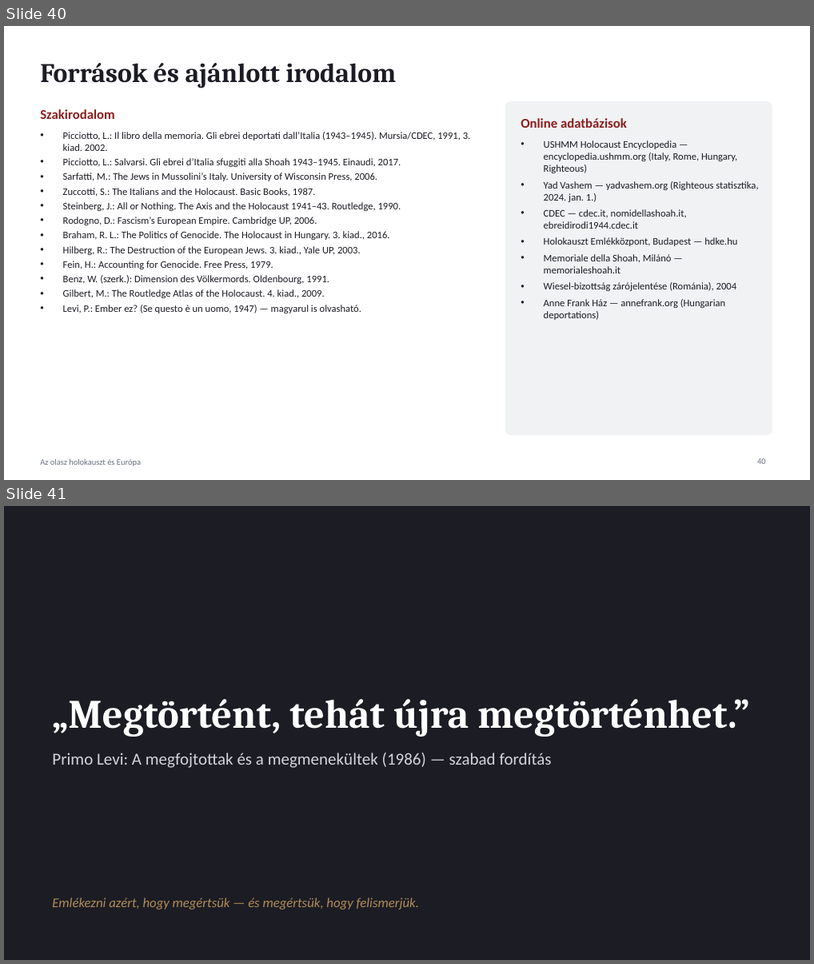
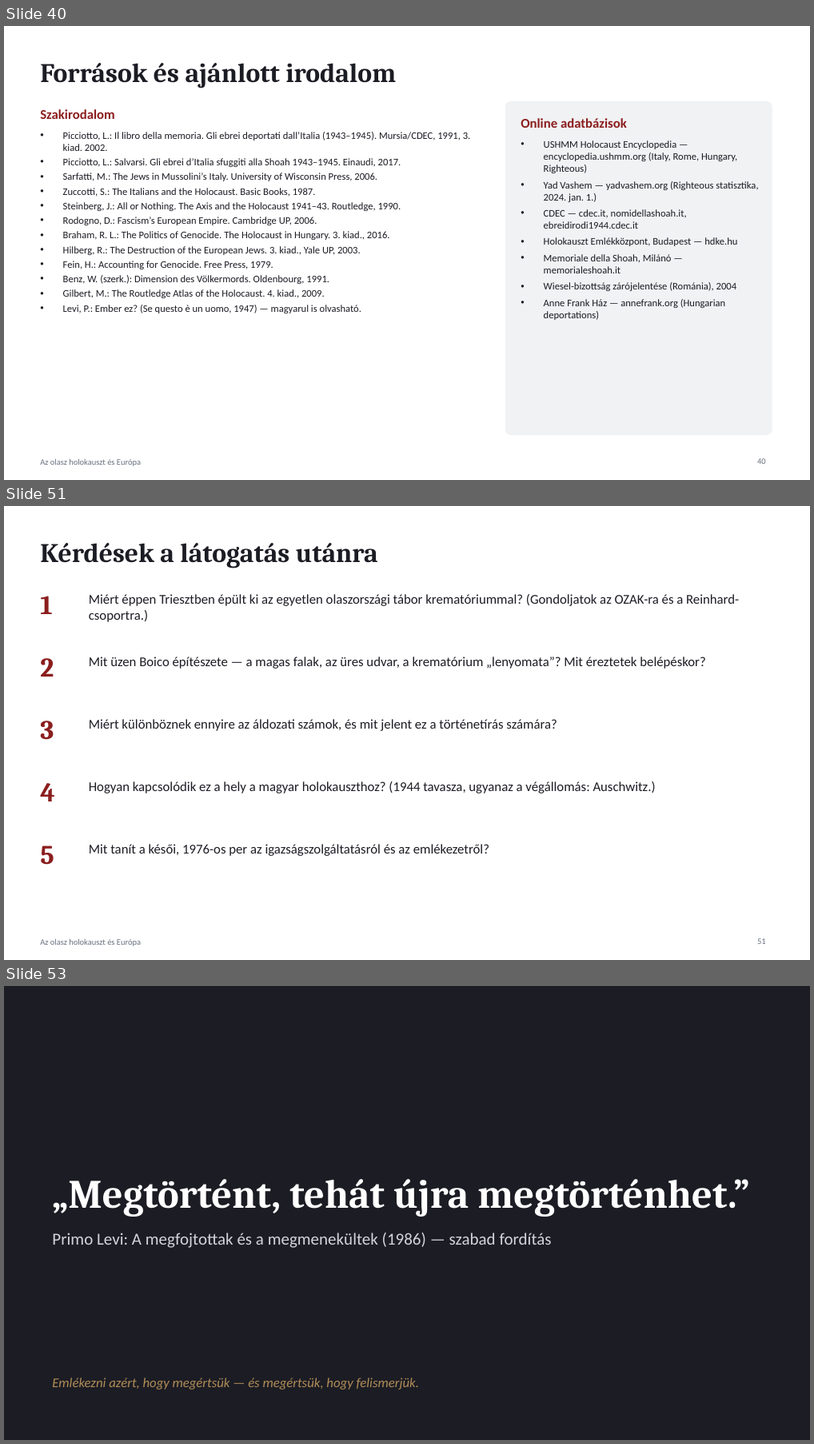
Before and after one commit to peter-racz-rhr/lwk, a slide deck: presentations/Olasz_holokauszt_es_Europa.pptx. Shown one above the other, each under a label of ours: slides 40 and 41 before the commit, slides 40, 51 and 53 after it; the slides between them are not shown. The pictures are 814x964 and 814x1444 pixels, drawn with LibreOffice and Linux fonts; fonts in the diff are those of the drawing. Boxes give left, top, right and bottom in pixels: in the first picture for what was removed or moved away, otherwise in the second. Text is boxed around its words. In the diff, an @@ line names an element or a change of style, - is before the commit and + after.

```diff
--- a/presentations/Olasz_holokauszt_es_Europa.pptx
+++ b/presentations/Olasz_holokauszt_es_Europa.pptx
@@ slide 51 added at bbox=[4, 506, 810, 960], background #FFFFFF; not listed: 1 template element that a slide beside it also shows @@
@@ title added at bbox=[40, 543, 378, 568], 32 pt, text #1C1C24, bold @@
+Kérdések a látogatás utánra
@@ text added at bbox=[40, 596, 52, 614], 32 pt, text #8B1E1E, bold @@
+1
@@ text added at bbox=[89, 594, 739, 622], 16 pt, text #1C1C24 @@
+Miért éppen Triesztben épült ki az egyetlen olaszországi tábor krematóriummal? (Gondoljatok az OZAK-ra és a Reinhard-csoportra.)
@@ text added at bbox=[40, 658, 54, 676], 32 pt, text #8B1E1E, bold @@
+2
@@ text added at bbox=[89, 656, 706, 668], 16 pt, text #1C1C24 @@
+Mit üzen Boico építészete — a magas falak, az üres udvar, a krematórium „lenyomata”? Mit éreztetek belépéskor?
@@ text added at bbox=[40, 720, 54, 740], 32 pt, text #8B1E1E, bold @@
+3
@@ text added at bbox=[89, 719, 557, 731], 16 pt, text #1C1C24 @@
+Miért különböznek ennyire az áldozati számok, és mit jelent ez a történetírás számára?
@@ text added at bbox=[40, 783, 55, 801], 32 pt, text #8B1E1E, bold @@
+4
@@ text added at bbox=[89, 781, 656, 793], 16 pt, text #1C1C24 @@
+Hogyan kapcsolódik ez a hely a magyar holokauszthoz? (1944 tavasza, ugyanaz a végállomás: Auschwitz.)
@@ text added at bbox=[40, 845, 54, 864], 32 pt, text #8B1E1E, bold @@
+5
@@ text added at bbox=[89, 844, 490, 856], 16 pt, text #1C1C24 @@
+Mit tanít a késői, 1976-os per az igazságszolgáltatásról és az emlékezetről?
@@ page number added at bbox=[758, 938, 766, 944], 10 pt, text #6B7280 @@
+51
@@ what was slide 41 is now slide 53 @@
```
Also in this commit, not shown: 2 slides changed, 11 other slides added.
